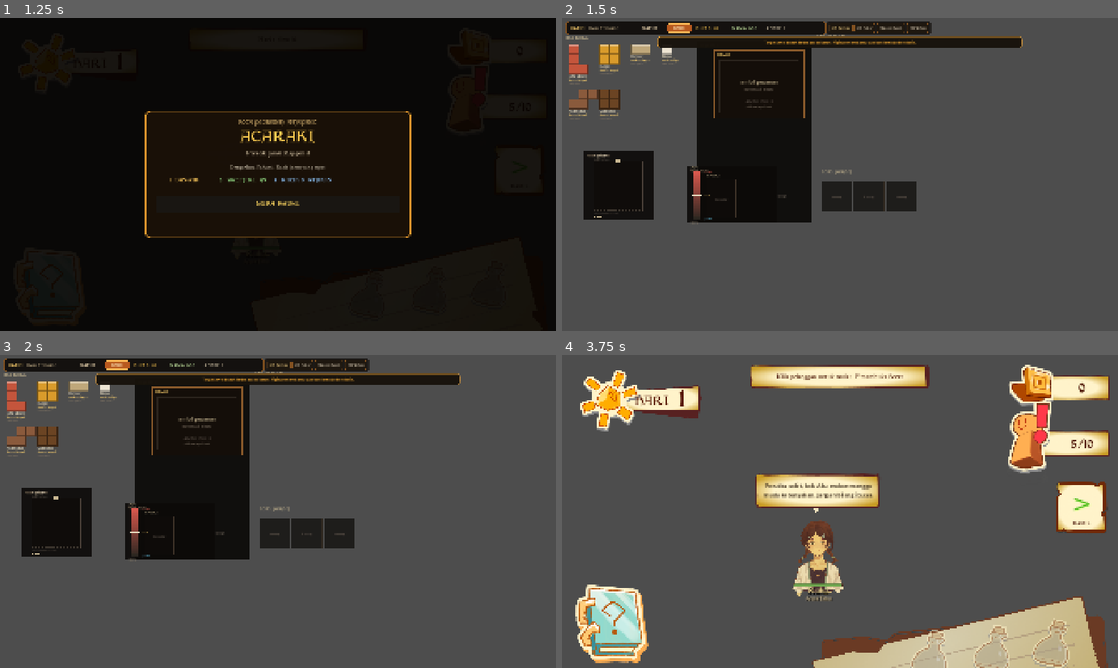
Above: before the commit, frames 1-4 (two rows, left to right).
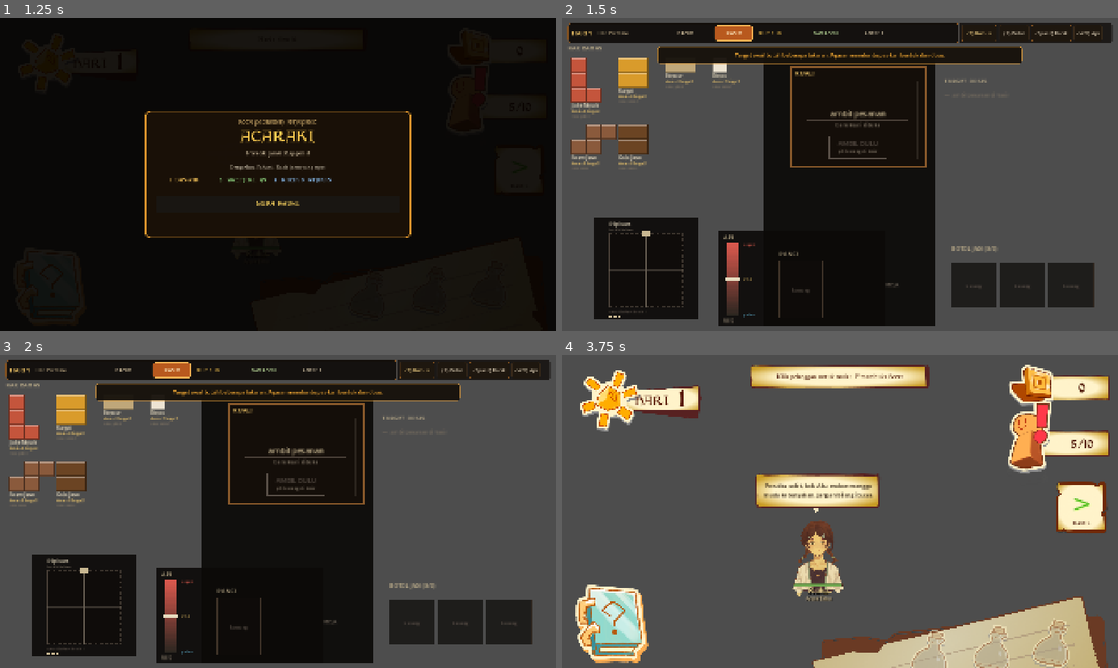
Above: after the commit, the same moments.

Repository: viscasa/igdx-bootcamp
Game: Godot game, scene res://Scenes/Game/kasir.tscn
The game is run twice, just before and just after one commit, with the same random seed, the same clock (stepped at 60 frames per second) and the same inputs. The engine's default icon, where the game draws it, is replaced by a stand-in: a white triangle on a blue panel in a dark square.
Inputs (mouse positions are in pixels of both pictures, inside the frame that each line leads up to):
- Up to frame 1 (1.25 s): click (255, 221) at 0.5 s
- Up to frame 2 (1.5 s): click "DAPUR" at 1.25 s
- Up to frame 3 (2 s): no input
- Up to frame 4 (3.75 s): click "KASIR" at 2 s; click (612, 624) at 2.75 s; click "BUKA KEDAI" at 3.5 s

Frame 1 is identical in both runs. In frame 2, 52% of the frame differs, in the area x 0-100%, y 1-99%; in frame 3, 52%; in frame 4, nothing differs.

Commit message:
fix(ui): rapikan layout dapur pada resolusi 1920x1080

Diff:
--- a/Scenes/Game/dapur.tscn
+++ b/Scenes/Game/dapur.tscn
@@ -1,125 +1,101 @@
-[gd_scene load_steps=15 format=4]
+[gd_scene format=3 uid="uid://wabgvnm3dc1f"]
 
-[ext_resource type="Script" path="res://Scripts/Game/dapur.gd" id="1_dapur"]
-[ext_resource type="Script" path="res://Scripts/Components/kuali_grid.gd" id="2_kuali"]
-[ext_resource type="Script" path="res://Scripts/Components/ingredient_tray.gd" id="3_tray"]
-[ext_resource type="Script" path="res://Scripts/Components/drag_manager.gd" id="4_drag"]
-[ext_resource type="Script" path="res://Scripts/Components/panci.gd" id="5_panci"]
-[ext_resource type="Script" path="res://Scripts/Components/tool_station.gd" id="6_station"]
-[ext_resource type="Script" path="res://Scripts/Components/order_card.gd" id="7_order"]
-[ext_resource type="Script" path="res://Scripts/Components/carry_shelf.gd" id="8_shelf"]
+[ext_resource type="Script" uid="uid://dc4sh6ku1joif" path="res://Scripts/Game/dapur.gd" id="1_dapur"]
+[ext_resource type="Script" uid="uid://c42x1f52dkdqn" path="res://Scripts/Components/kuali_grid.gd" id="2_kuali"]
+[ext_resource type="Script" uid="uid://cofnom4gs1k5s" path="res://Scripts/Components/ingredient_tray.gd" id="3_tray"]
+[ext_resource type="Script" uid="uid://b1ytil8iupc55" path="res://Scripts/Components/drag_manager.gd" id="4_drag"]
+[ext_resource type="Script" uid="uid://dbemhgeks64ar" path="res://Scripts/Components/panci.gd" id="5_panci"]
+[ext_resource type="Script" uid="uid://c6040qose6wxy" path="res://Scripts/Components/tool_station.gd" id="6_station"]
+[ext_resource type="Script" uid="uid://cexicaer5y2af" path="res://Scripts/Components/order_card.gd" id="7_order"]
+[ext_resource type="Script" uid="uid://c01qt6b5lw8l7" path="res://Scripts/Components/carry_shelf.gd" id="8_shelf"]
 [ext_resource type="PackedScene" path="res://Scenes/UI/hud.tscn" id="9_hud"]
-[ext_resource type="Script" path="res://Scripts/UI/heat_slider.gd" id="10_heat"]
-[ext_resource type="Script" path="res://Scripts/Components/counter_spot.gd" id="11_spot"]
+[ext_resource type="Script" uid="uid://hoqi141815kl" path="res://Scripts/UI/heat_slider.gd" id="10_heat"]
+[ext_resource type="Script" uid="uid://bftc5svxios68" path="res://Scripts/Components/counter_spot.gd" id="11_spot"]
 [ext_resource type="PackedScene" path="res://Scenes/UI/serat_book.tscn" id="12_serat"]
 [ext_resource type="PackedScene" path="res://Scenes/UI/service_report.tscn" id="13_report"]
 [ext_resource type="PackedScene" path="res://Scenes/UI/day_transition.tscn" id="14_day"]
 
-[node name="Dapur" type="Node2D"]
+[node name="Dapur" type="Node2D" unique_id=309943966]
+scale = Vector2(1.5, 1.5)
 script = ExtResource("1_dapur")
 
-[node name="MejaArea" type="ColorRect" parent="."]
+[node name="MejaArea" type="ColorRect" parent="." unique_id=135553689]
 offset_left = 464.0
 offset_top = 82.0
 offset_right = 860.0
 offset_bottom = 708.0
+mouse_filter = 2
 color = Color(0.045, 0.038, 0.032, 0.92)
-mouse_filter = 2
 
-[node name="MejaLabel" type="Label" parent="."]
-offset_left = 476.0
-offset_top = 86.0
-offset_right = 556.0
-offset_bottom = 108.0
-theme_override_colors/font_color = Color(0.52, 0.45, 0.36, 1)
-theme_override_font_sizes/font_size = 12
-text = "MEJA RACIK"
-
-[node name="PipisanArea" type="ColorRect" parent="."]
+[node name="PipisanArea" type="ColorRect" parent="." unique_id=1773201826]
 offset_left = 74.0
 offset_top = 460.0
 offset_right = 314.0
 offset_bottom = 694.0
+mouse_filter = 2
 color = Color(0.045, 0.038, 0.032, 0.9)
+
+[node name="PanciArea" type="ColorRect" parent="." unique_id=63216889]
+offset_left = 360.0
+offset_top = 490.0
+offset_right = 742.0
+offset_bottom = 710.0
 mouse_filter = 2
+color = Color(0.045, 0.038, 0.032, 0.9)
 
-[node name="PipisanAreaLabel" type="Label" parent="."]
-offset_left = 86.0
-offset_top = 466.0
-offset_right = 194.0
-offset_bottom = 486.0
-theme_override_colors/font_color = Color(0.52, 0.45, 0.36, 1)
-theme_override_font_sizes/font_size = 12
-text = "AREA PIPISAN"
+[node name="HeatSlider" type="Control" parent="PanciArea" unique_id=633446589]
+layout_mode = 0
+offset_left = 12.0
+offset_top = 6.0
+offset_right = 54.0
+offset_bottom = 202.0
+script = ExtResource("10_heat")
 
-[node name="PanciArea" type="ColorRect" parent="."]
-offset_left = 430.0
-offset_top = 512.0
-offset_right = 742.0
-offset_bottom = 704.0
-color = Color(0.045, 0.038, 0.032, 0.9)
-mouse_filter = 2
-
-[node name="PanciAreaLabel" type="Label" parent="."]
-offset_left = 442.0
-offset_top = 518.0
-offset_right = 542.0
-offset_bottom = 538.0
-theme_override_colors/font_color = Color(0.52, 0.45, 0.36, 1)
-theme_override_font_sizes/font_size = 12
-text = "AREA PANCI"
-
-[node name="Tray" type="Node2D" parent="."]
+[node name="Tray" type="Node2D" parent="." unique_id=2119007691]
 position = Vector2(14, 62)
 script = ExtResource("3_tray")
 columns = 4
 
-[node name="Kuali" type="Node2D" parent="."]
+[node name="Kuali" type="Node2D" parent="." unique_id=1612907163]
 position = Vector2(526, 114)
 script = ExtResource("2_kuali")
 
-[node name="Pipisan" type="Node2D" parent="."]
+[node name="Pipisan" type="Node2D" parent="." unique_id=1651872511]
 position = Vector2(194, 580)
 script = ExtResource("6_station")
-kind = 0
 
-[node name="Panci" type="Node2D" parent="."]
+[node name="Panci" type="Node2D" parent="." unique_id=897500321]
 position = Vector2(500, 558)
 script = ExtResource("5_panci")
-slot_count = 2
 
-[node name="CounterSpot" type="Node2D" parent="."]
+[node name="CounterSpot" type="Node2D" parent="." unique_id=4479741]
 position = Vector2(760, 700)
 script = ExtResource("11_spot")
 
-[node name="OrderCard" type="Node2D" parent="."]
-position = Vector2(880, 76)
+[node name="OrderCard" type="Node2D" parent="." unique_id=1439450939]
+position = Vector2(880, 160)
 script = ExtResource("7_order")
 
-[node name="CarryShelf" type="Node2D" parent="."]
+[node name="CarryShelf" type="Node2D" parent="." unique_id=1028499888]
 position = Vector2(896, 546)
 script = ExtResource("8_shelf")
 
-[node name="DragLayer" type="Node2D" parent="."]
+[node name="DragLayer" type="Node2D" parent="." unique_id=1070591091]
 script = ExtResource("4_drag")
 
-[node name="UILayer" type="CanvasLayer" parent="."]
+[node name="UILayer" type="CanvasLayer" parent="." unique_id=1986249325]
 
-[node name="HUD" parent="UILayer" instance=ExtResource("9_hud")]
+[node name="HUD" parent="UILayer" unique_id=1349665889 instance=ExtResource("9_hud")]
 
-[node name="HeatSlider" type="Control" parent="UILayer"]
-offset_left = 446.0
-offset_top = 506.0
-offset_right = 488.0
-offset_bottom = 702.0
-script = ExtResource("10_heat")
+[node name="ServiceReport" parent="UILayer" unique_id=1673735707 instance=ExtResource("13_report")]
+offset_left = 1400.0
+offset_top = 94.0
+offset_right = 1770.0
+offset_bottom = 268.0
+scale = Vector2(1.3, 1.3)
 
-[node name="ServiceReport" parent="UILayer" instance=ExtResource("13_report")]
-offset_left = 910.0
-offset_top = 94.0
-offset_right = 1240.0
-offset_bottom = 248.0
+[node name="SeratBook" parent="UILayer" unique_id=210553287 instance=ExtResource("12_serat")]
+visible = false
 
-[node name="SeratBook" parent="UILayer" instance=ExtResource("12_serat")]
-
-[node name="DayTransition" parent="UILayer" instance=ExtResource("14_day")]
+[node name="DayTransition" parent="UILayer" unique_id=980515171 instance=ExtResource("14_day")]
+visible = false
--- a/Scenes/UI/hud.tscn
+++ b/Scenes/UI/hud.tscn
@@ -120,54 +120,54 @@
 script = ExtResource("1_script")
 
 [node name="TopBar" type="PanelContainer" parent="."]
-offset_left = 14.0
-offset_top = 12.0
-offset_right = 912.0
-offset_bottom = 57.0
+offset_left = 20.0
+offset_top = 18.0
+offset_right = 1370.0
+offset_bottom = 86.0
 mouse_filter = 2
 theme_override_styles/panel = SubResource("TopStyle")
 
 [node name="Row" type="HBoxContainer" parent="TopBar"]
 layout_mode = 2
 mouse_filter = 2
-theme_override_constants/separation = 13
+theme_override_constants/separation = 20
 
 [node name="DayLabel" type="Label" parent="TopBar/Row"]
 unique_name_in_owner = true
 layout_mode = 2
 theme_override_colors/font_color = Color(1, 0.82, 0.43, 1)
-theme_override_font_sizes/font_size = 16
+theme_override_font_sizes/font_size = 22
 text = "HARI 1"
 
 [node name="EventLabel" type="Label" parent="TopBar/Row"]
 unique_name_in_owner = true
-custom_minimum_size = Vector2(170, 0)
+custom_minimum_size = Vector2(255, 0)
 layout_mode = 2
 theme_override_colors/font_color = Color(0.72, 0.64, 0.50, 1)
 text = "Hari Pertama"
 
 [node name="TimeLabel" type="Label" parent="TopBar/Row"]
 unique_name_in_owner = true
-custom_minimum_size = Vector2(76, 0)
+custom_minimum_size = Vector2(114, 0)
 layout_mode = 2
 theme_override_colors/font_color = Color(1, 0.82, 0.43, 1)
-theme_override_font_sizes/font_size = 16
+theme_override_font_sizes/font_size = 22
 text = "04:00"
 
 [node name="RoomLabel" type="Label" parent="TopBar/Row"]
 unique_name_in_owner = true
-custom_minimum_size = Vector2(72, 0)
+custom_minimum_size = Vector2(108, 0)
 layout_mode = 2
 theme_override_colors/font_color = Color(0.88, 0.80, 0.66, 1)
 text = "KASIR"
 
 [node name="RoomButton" type="Button" parent="TopBar/Row"]
 unique_name_in_owner = true
-custom_minimum_size = Vector2(88, 28)
+custom_minimum_size = Vector2(132, 42)
 layout_mode = 2
 focus_mode = 0
 theme_override_colors/font_color = Color(1, 0.94, 0.78, 1)
-theme_override_font_sizes/font_size = 13
+theme_override_font_sizes/font_size = 18
 theme_override_styles/normal = SubResource("RoomButtonNormal")
 theme_override_styles/hover = SubResource("RoomButtonHover")
 theme_override_styles/pressed = SubResource("RoomButtonPressed")
@@ -175,14 +175,14 @@
 
 [node name="MoneyLabel" type="Label" parent="TopBar/Row"]
 unique_name_in_owner = true
-custom_minimum_size = Vector2(112, 0)
+custom_minimum_size = Vector2(168, 0)
 layout_mode = 2
 theme_override_colors/font_color = Color(0.96, 0.76, 0.31, 1)
 text = "DUIT 0"
 
 [node name="RepLabel" type="Label" parent="TopBar/Row"]
 unique_name_in_owner = true
-custom_minimum_size = Vector2(105, 0)
+custom_minimum_size = Vector2(158, 0)
 layout_mode = 2
 theme_override_colors/font_color = Color(0.67, 0.78, 0.55, 1)
 text = "NAMA 5/10"
@@ -195,25 +195,25 @@
 
 [node name="ActionBar" type="PanelContainer" parent="."]
 unique_name_in_owner = true
-offset_left = 914.0
-offset_top = 12.0
-offset_right = 1266.0
-offset_bottom = 57.0
+offset_left = 1372.0
+offset_top = 18.0
+offset_right = 1900.0
+offset_bottom = 86.0
 mouse_filter = 2
 theme_override_styles/panel = SubResource("ActionStyle")
 
 [node name="Actions" type="HBoxContainer" parent="ActionBar"]
 layout_mode = 2
-theme_override_constants/separation = 6
+theme_override_constants/separation = 9
 
 [node name="KamusButton" type="Button" parent="ActionBar/Actions"]
 unique_name_in_owner = true
-custom_minimum_size = Vector2(80, 28)
+custom_minimum_size = Vector2(120, 42)
 layout_mode = 2
 focus_mode = 0
 mouse_filter = 2
 theme_override_colors/font_color = Color(0.95, 0.82, 0.52, 1)
-theme_override_font_sizes/font_size = 12
+theme_override_font_sizes/font_size = 17
 theme_override_styles/normal = SubResource("ActionButton")
 theme_override_styles/hover = SubResource("ActionButton")
 theme_override_styles/pressed = SubResource("ActionButton")
@@ -221,12 +221,12 @@
 
 [node name="PutarButton" type="Button" parent="ActionBar/Actions"]
 unique_name_in_owner = true
-custom_minimum_size = Vector2(68, 28)
+custom_minimum_size = Vector2(102, 42)
 layout_mode = 2
 focus_mode = 0
 mouse_filter = 2
 theme_override_colors/font_color = Color(0.78, 0.73, 0.64, 1)
-theme_override_font_sizes/font_size = 12
+theme_override_font_sizes/font_size = 17
 theme_override_styles/normal = SubResource("ActionButton")
 theme_override_styles/hover = SubResource("ActionButton")
 theme_override_styles/pressed = SubResource("ActionButton")
@@ -234,12 +234,12 @@
 
 [node name="RacikButton" type="Button" parent="ActionBar/Actions"]
 unique_name_in_owner = true
-custom_minimum_size = Vector2(92, 28)
+custom_minimum_size = Vector2(138, 42)
 layout_mode = 2
 focus_mode = 0
 mouse_filter = 2
 theme_override_colors/font_color = Color(0.78, 0.73, 0.64, 1)
-theme_override_font_sizes/font_size = 12
+theme_override_font_sizes/font_size = 17
 theme_override_styles/normal = SubResource("ActionButton")
 theme_override_styles/hover = SubResource("ActionButton")
 theme_override_styles/pressed = SubResource("ActionButton")
@@ -247,12 +247,12 @@
 
 [node name="ApiButton" type="Button" parent="ActionBar/Actions"]
 unique_name_in_owner = true
-custom_minimum_size = Vector2(64, 28)
+custom_minimum_size = Vector2(96, 42)
 layout_mode = 2
 focus_mode = 0
 mouse_filter = 2
 theme_override_colors/font_color = Color(0.78, 0.73, 0.64, 1)
-theme_override_font_sizes/font_size = 12
+theme_override_font_sizes/font_size = 17
 theme_override_styles/normal = SubResource("ActionButton")
 theme_override_styles/hover = SubResource("ActionButton")
 theme_override_styles/pressed = SubResource("ActionButton")
@@ -264,9 +264,9 @@
 anchors_preset = 10
 anchor_right = 1.0
 offset_left = 330.0
-offset_top = 64.0
+offset_top = 98.0
 offset_right = -330.0
-offset_bottom = 104.0
+offset_bottom = 158.0
 grow_horizontal = 2
 mouse_filter = 2
 theme_override_styles/panel = SubResource("ToastStyle")
@@ -275,7 +275,7 @@
 unique_name_in_owner = true
 layout_mode = 2
 theme_override_colors/font_color = Color(1, 0.84, 0.48, 1)
-theme_override_font_sizes/font_size = 13
+theme_override_font_sizes/font_size = 18
 text = ""
 horizontal_alignment = 1
 vertical_alignment = 1
--- a/Scripts/Game/dapur.gd
+++ b/Scripts/Game/dapur.gd
@@ -16,7 +16,7 @@
 @onready var shelf: CarryShelf = $CarryShelf
 @onready var order_card: OrderCard = $OrderCard
 @onready var hud: HUD = $UILayer/HUD
-@onready var heat_slider: HeatSlider = $UILayer/HeatSlider
+@onready var heat_slider: HeatSlider = $PanciArea/HeatSlider
 @onready var serat: SeratBook = $UILayer/SeratBook
 
 ## Whether the bench had any order last time we looked. Used to tell
